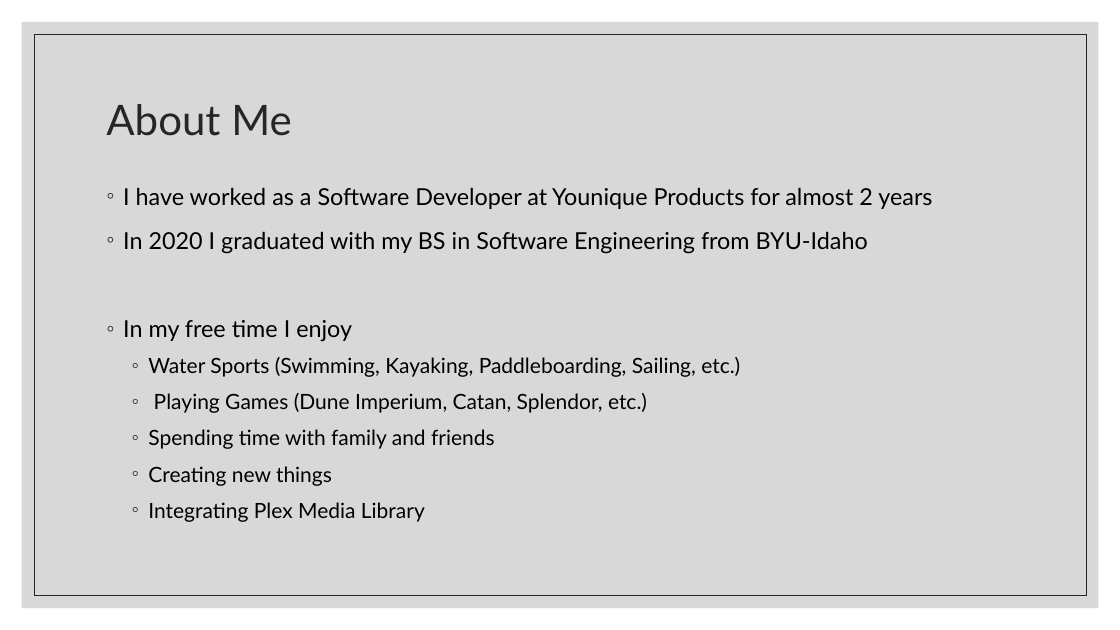
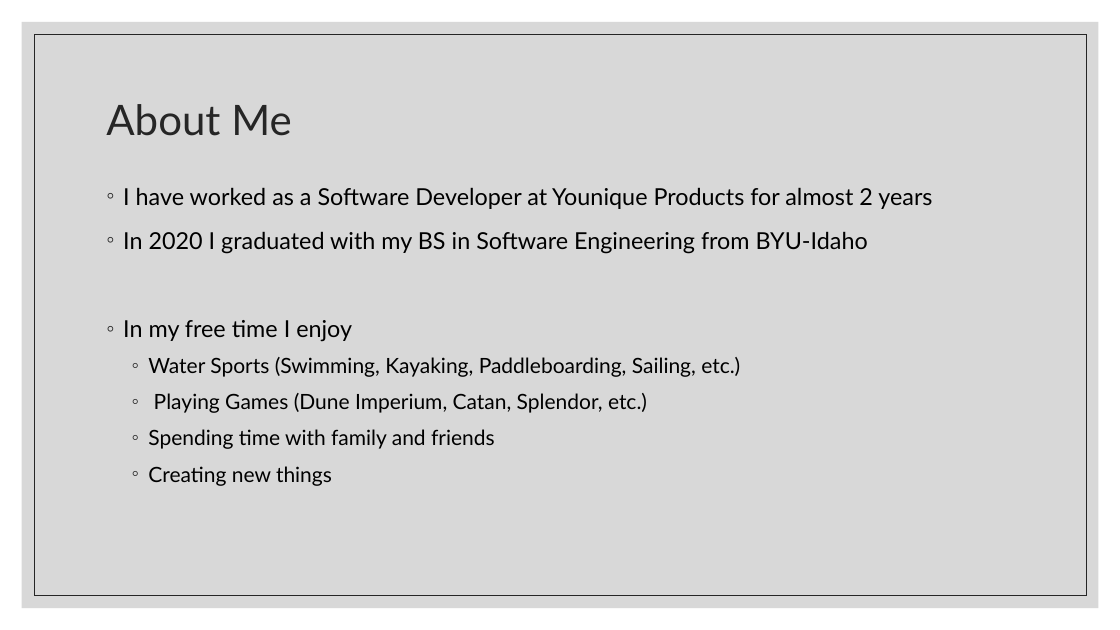
Before and after one commit to kctolli-open-source/Netlify-Forms, a slide deck: slide 2 of Netlify Forms.pptx. Drawn at 1120x630 pixels with LibreOffice and Linux fonts; fonts in the diff are those of the drawing. Boxes give left, top, right and bottom in pixels: in the first picture for what was removed or moved away, otherwise in the second. Text is boxed around its words. In the diff, an @@ line names an element or a change of style, - is before the commit and + after.

Commit message:
ppt fix

```diff
--- a/Netlify Forms.pptx
+++ b/Netlify Forms.pptx
@@ text at <box>148,502,425,522</box>: paragraph removed @@
-  ◦ Integrating Plex Media Library
```
Also in this commit, not shown: 1 other file.
